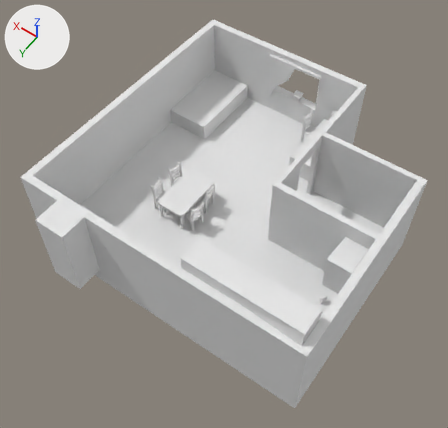
What one commit did to the Blender file Shade-Greg/Assets/Models/floors_walls.blend.
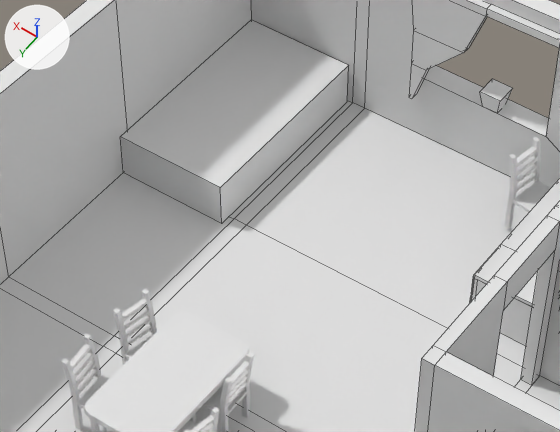
Each version is shown whole from a 50 mm camera at (-21.2, 37.5, 53.7) aimed at (1.6, 5.5, 3.5), then close up on the part from 29% to 71% of the width and 15% to 49% of the height. Every picture has the same lights, and +X, +Y and +Z are marked at upper left. The close-ups show mesh edges as thin lines.

Objects in the first close-up: 'Bed', 'Blinds', 'Chair', 'Chair.001', 'Chair.002', 'Chair.003', 'Chair.004', 'Desk', 'Floor', 'Plane', 'Table'.
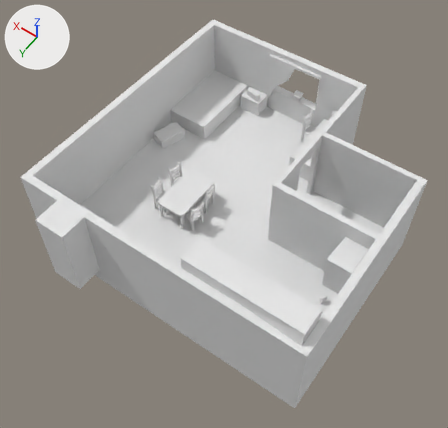
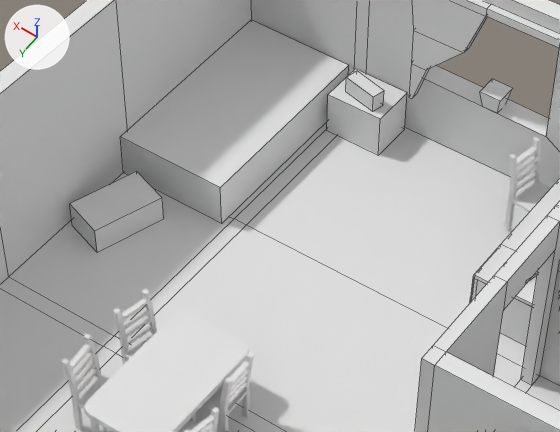
Commit message: Added basic radio, luggage and travel book

Changed parts and their boxes [x1, y1, x2, y2] in the close-ups (560 x 432 px):
'Luggage', added: after [70, 171, 164, 252]
'Box', added: after [327, 69, 407, 155]
'Radio', added: after [346, 71, 384, 112]
'Travel Book', added: after [530, 270, 538, 280]

The change in detail:
Mesh me_cube_020 is new.
It is a box spanning x -1.6..1.0, y -1.0..1.0, z -1.0..1.0.
Mesh me_cube_021 is new.
It is a box spanning x -1.0..1.0, y -1.0..1.0, z -1.0..1.0.
Object 'Box' (ob_box) is new; it shows me_cube_020.
Its location is (9.84, -11.91, 1.97).
Object 'Radio' (ob_radio) is new; it shows me_cube_021.
Its location is (9.48, -11.59, 3.36).
Its rotation in degrees is (0, 0, -13).
Its scale is (0.812, 0.298, 0.392).
Object 'Luggage' (ob_luggage) is new; it shows a copy of me_cube_021.
Its location is (14.62, -1.55, 1.58).
Its rotation in degrees is (0, 0, -19).
Its scale is (0.937, 1.59, 0.61).
Object 'Travel Book' (ob_travel_book) is new; it shows a copy of me_cube_021.
Its location is (-0.97, -6.67, 3.44).
Its rotation in degrees is (0, 0, -13).
Its scale is (0.561, 0.408, 0.0602).
